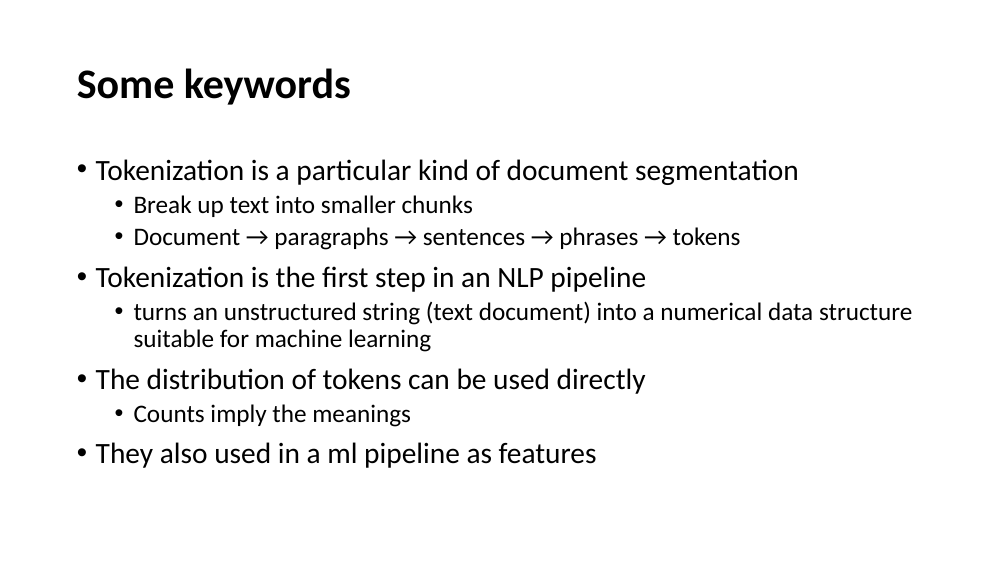
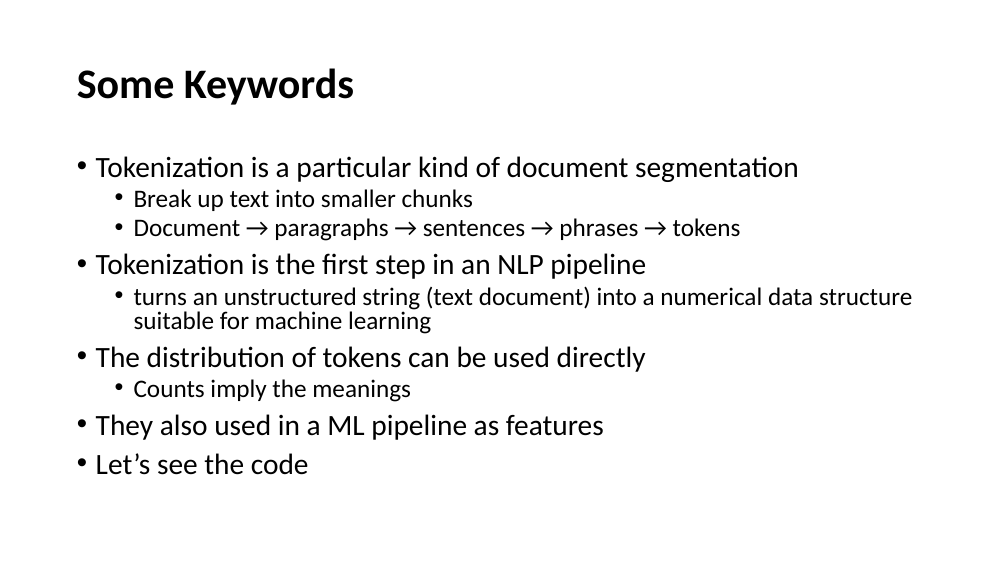
Before and after one commit to YeabinMoonEcon/BUS211, a slide deck: slide 4 of BUS243_NLP/lecture_notes/Lecture2.pptx. Drawn at 1008x567 pixels with LibreOffice and Linux fonts; fonts in the diff are those of the drawing. Boxes give left, top, right and bottom in pixels: in the first picture for what was removed or moved away, otherwise in the second. Text is boxed around its words. In the diff, an @@ line names an element or a change of style, - is before the commit and + after.

```diff
--- a/BUS243_NLP/lecture_notes/Lecture2.pptx
+++ b/BUS243_NLP/lecture_notes/Lecture2.pptx
@@ title at (77, 68, 354, 105): text changed @@
-Some keywords
+Some Keywords
@@ text at (96, 156, 912, 402): line spacing 0.9 to 0.8 @@
@@ text at (96, 414, 604, 475): text changed @@
-• They also used in a ml pipeline as features
+• They also used in a ML pipeline as features
+• Let’s see the code
```
Also in this commit, not shown: 4 other slides changed, 1 other file.
